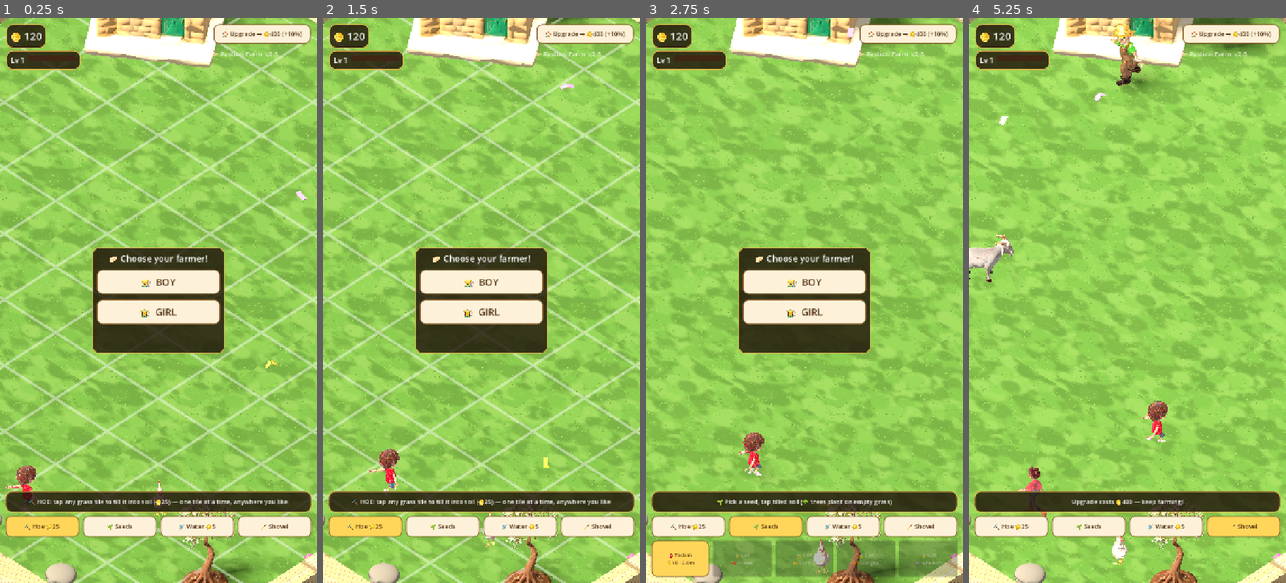
Above: before the commit, frames 1-4 (left to right).
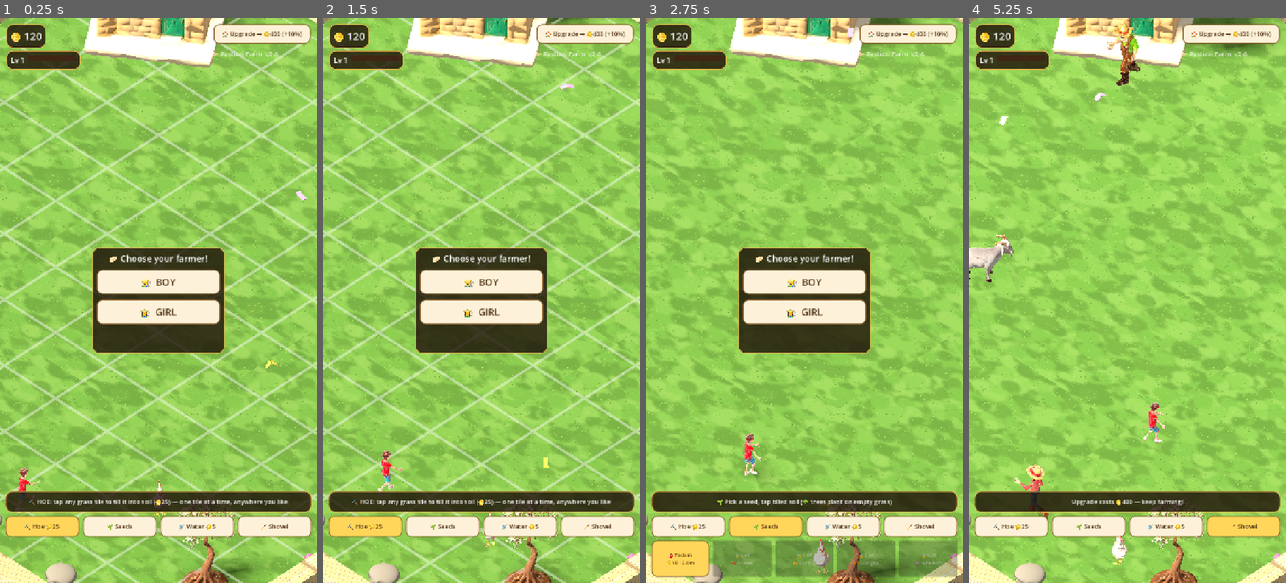
Above: after the commit, the same moments.

Repository: terencecamilleripesci/PastizziFarm3D
Game: Godot game, scene res://farm.tscn
Same seed, same stepped clock (60 frames per second), same inputs: the game is played once before the commit and once after it.
Inputs:
- Up to frame 1 (0.25 s): no input
- Up to frame 2 (1.5 s): click "🏠 Upgrade → 🪙400 (+10%)" at 0.5 s; click "⛏️ Hoe 🪙25" at 1.25 s
- Up to frame 3 (2.75 s): click "🌱 Seeds" at 2 s
- Up to frame 4 (5.25 s): click "🚿 Water 🪙5" at 2.75 s; click "🧹 Shovel" at 3.5 s; click "👨‍🌾 BOY" at 4.25 s; click "🏠 Upgrade → 🪙400 (+10%)" at 5 s

The runs differ from the first frame. In frame 1, 0.3% of the frame differs, in the area x 1-88%, y 6-88%; in frame 2, 0.4%; in frame 3, 0.4%; in frame 4, 1.5%, in the area x 14-88%, y 0-89%.

Commit message:
v2.6 FULL CAST via pose_mode:t-pose API toggle (no pose words in prompts): farmer man & woman (walk/idle/harvest) + teen boy & girl (walk) — matching straw-hat farm family, clean rigs across the board
Co-Authored-By: Claude Fable 5 <noreply@anthropic.com>
Claude-Session: https://claude.ai/code/session_01Q55X5n8LA6xgNosSpJws7r

Diff:
--- a/source/farm.gd
+++ b/source/farm.gd
@@ -1,5 +1,5 @@
 extends Node3D
-# ===== Pastizzi Farm 3D — v2.5 GRID ENGINE (the FarmVille 2 way) =====
+# ===== Pastizzi Farm 3D — v2.6 GRID ENGINE (the FarmVille 2 way) =====
 # The farm is a tile grid. You PLACE soil patches anywhere, plant one crop
 # per patch, trees live on their own tiles and regrow forever.
 # Tools: Plot / Seeds / Water / Shovel. Everything saves on-device.
@@ -407,7 +407,7 @@
 	xrow.add_child(xp_bar)
 	_refresh_xp()
 	var title := Label.new()
-	title.text = "🥟 Pastizzi Farm  v2.5"
+	title.text = "🥟 Pastizzi Farm  v2.6"
 	title.set_anchors_preset(Control.PRESET_TOP_RIGHT)
 	title.offset_left = -240
 	title.offset_top = 70
Binary file changed: source/assets/boy.glb
Binary file changed: source/assets/girl.glb
Binary file changed: source/assets/man_harvest.glb
Binary file changed: source/assets/man_idle.glb
Binary file changed: source/assets/man_walk.glb
Binary file changed: source/assets/woman_harvest.glb
Binary file changed: source/assets/woman_idle.glb
Binary file changed: source/assets/woman_walk.glb
Not shown, changed: index.html
Not shown, removed: pf250.apple-touch-icon.png
Not shown, removed: pf250.audio.position.worklet.js
Not shown, removed: pf250.audio.worklet.js
(and 15 more such lines)
